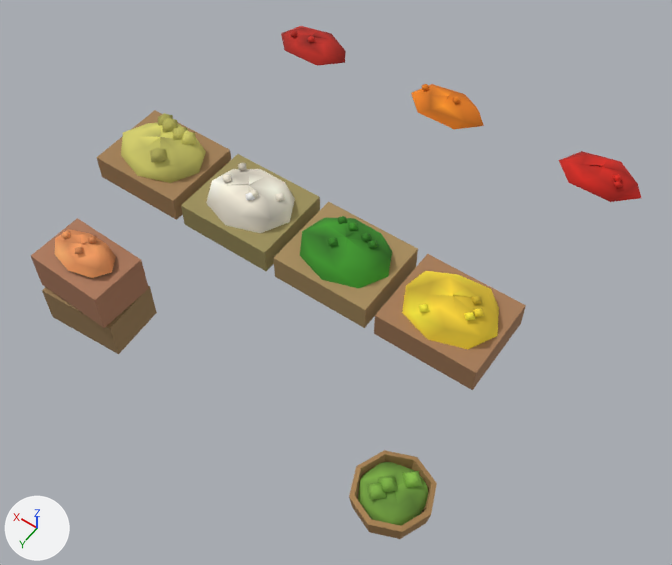
Two versions of the glTF model games/yorimichi/assets/belmonte/meshes/SM_BM_BP_StallGoods_C.glb, one commit apart.
The view is the same before and after, from a 50 mm camera at (-2.13, 3.32, 4.88) aimed at (-0.11, 0.48, 0.42). The lights are fixed; the arrows at lower left show +X, +Y and +Z. The first picture is the older version. Vertices at exactly the same position are counted once.

Names of what the first picture shows: 'SM_BM_BP_StallGoods_C'.
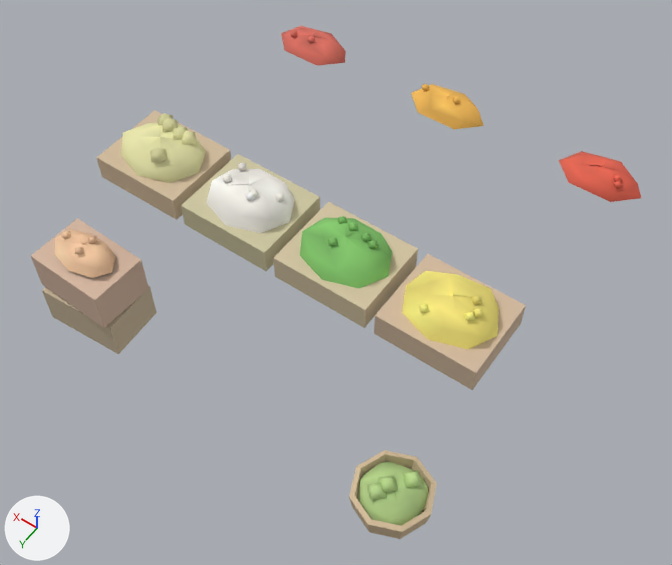
The change, as a list of edits to the scene's bpy script:
```text
Change me_sm_bp_stallgoods_c:
    where me_sm_bp_stallgoods_c.from_pydata(...)  # 540 vertices, 770 faces; spans x -1.38..1.44, y -1.07..1.59, z 0.0..1.25
    used by ob_sm_bm_bp_stallgoods_c; location = (0.0, 0.0, 0.0)
    me_sm_bp_stallgoods_c part 1: 136 faces centred in x -1.28..-0.08, y 0.51..1.52, z 0.22..1.21 are repainted in the vertex colours; the middle colour goes from green #3c8e26 to green #85c56c
    me_sm_bp_stallgoods_c part 2: 132 faces centred in x -1.31..1.43, y 0.45..1.56, z 0.04..1.19 are repainted in the vertex colours; the middle colour goes from brown #a88255 to beige #d4bd9c
    me_sm_bp_stallgoods_c part 3: 122 faces centred in x -1.33..1.32, y -1.06..-0.78, z 0.76..0.87 are repainted in the vertex colours; the middle colour goes from red #c92517 to red #e66a55
    me_sm_bp_stallgoods_c part 4: 128 faces centred in x -1.18..1.21, y 0.51..1.44, z 0.27..1.21 are repainted in the vertex colours; the middle colour goes from yellow #c6c160 to beige #e4e2a5
    me_sm_bp_stallgoods_c part 5: 147 faces centred in x -1.22..0.99, y 0.51..0.89, z 1.09..1.21 are repainted in the vertex colours; the middle colour goes from yellow #feec3c to yellow #fff685
    me_sm_bp_stallgoods_c part 6: 105 faces centred in x -0.21..1.35, y -1.02..1.41, z 0.62..0.87 are repainted in the vertex colours; the middle colour goes from orange #e98e55 to beige #f5c59c
```

Location of each change, (x1, y1, x2, y2) in pixels of the pictures (672 x 565 px):
part 1 of me_sm_bp_stallgoods_c, recoloured (lighter): (300, 216, 428, 526) in both
part 2 of me_sm_bp_stallgoods_c, recoloured: (31, 110, 526, 539) in both
part 3 of me_sm_bp_stallgoods_c, recoloured: (281, 26, 641, 202) in both
part 4 of me_sm_bp_stallgoods_c, recoloured: (121, 113, 495, 500) in both
part 5 of me_sm_bp_stallgoods_c, recoloured: (161, 126, 499, 349) in both
part 6 of me_sm_bp_stallgoods_c, recoloured: (55, 84, 479, 278) in both
